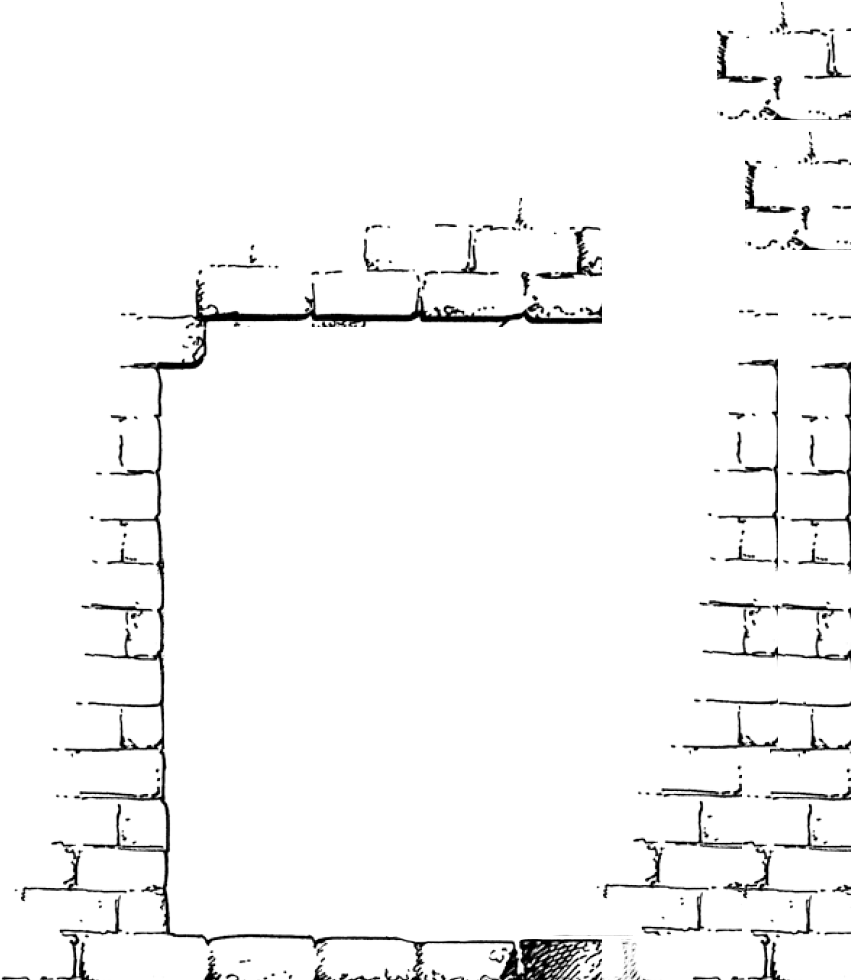
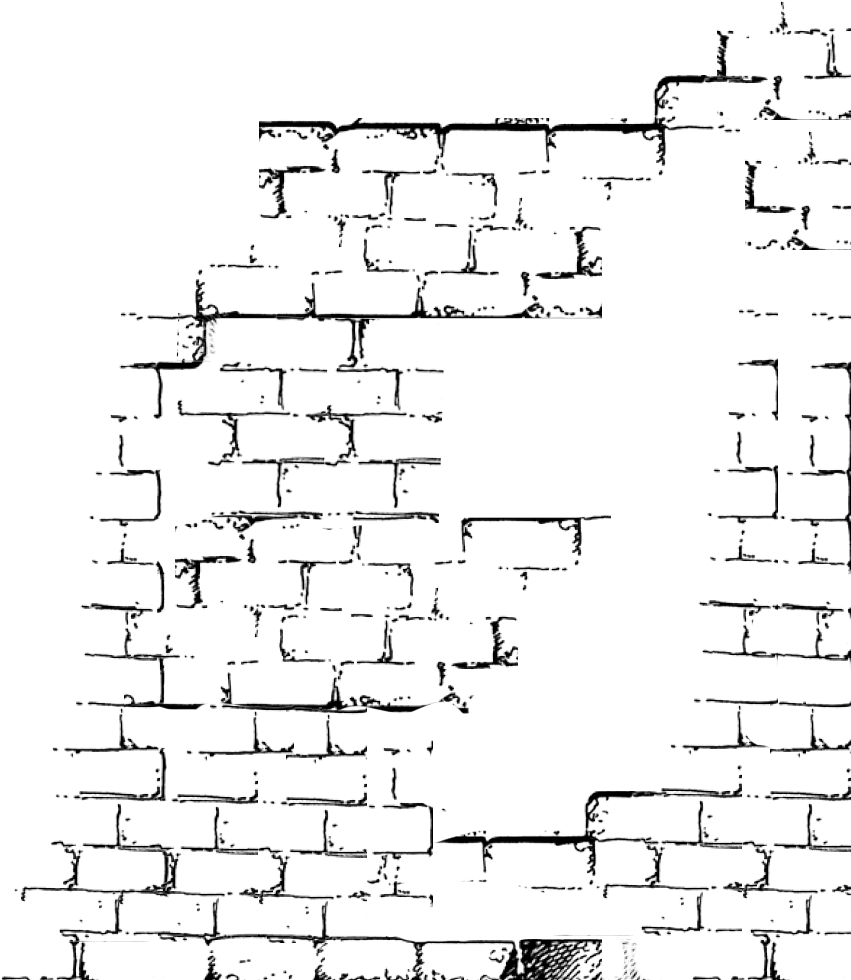
The second 851x980 image is a revision of the first. Changes to its layers:
added layer "Layer 6" above "Layer 7" over (x1=68, y1=703, x2=506, y2=943)
added layer "Layer 7" above "Layer 8" over (x1=364, y1=791, x2=668, y2=894)
added layer "Layer 8" above "Layer 9" over (x1=176, y1=313, x2=445, y2=523)
added layer "Layer 9" above "Layer 1" over (x1=124, y1=514, x2=611, y2=714)
painted on "Layer 1", masked it over (x1=68, y1=75, x2=786, y2=943)
